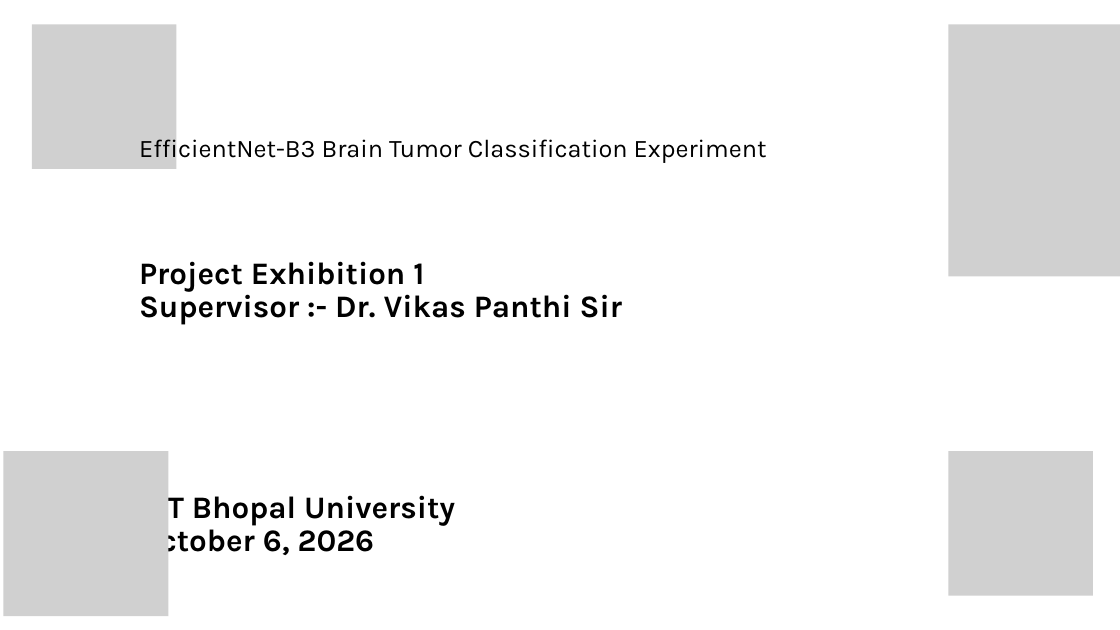
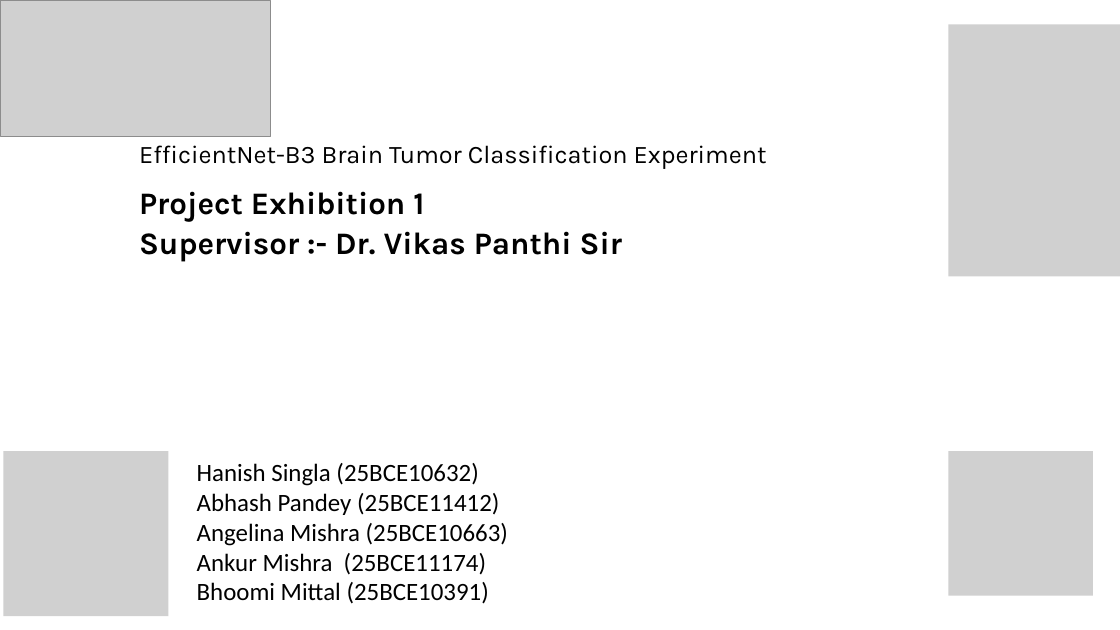
Before and after one commit to Belugabilli/BrainTumor-PE-1, a slide deck: slide 1 of Report/EfficientNet-B3 Project.pptx. Drawn at 1120x630 pixels with LibreOffice and Linux fonts; fonts in the diff are those of the drawing; grey boxes stand for pictures; background and template pictures are left out. Boxes give left, top, right and bottom in pixels: in the first picture for what was removed or moved away, otherwise in the second. Text is boxed around its words. In the diff, an @@ line names an element or a change of style, - is before the commit and + after.

```diff
--- a/Report/EfficientNet-B3 Project.pptx
+++ b/Report/EfficientNet-B3 Project.pptx
@@ picture added at (0, 0, 270, 136) @@
@@ picture removed at (32, 24, 176, 169) @@
@@ text "EfficientNet-B3 Brain Tumor Classification Experiment" at (139, 145, 767, 169): line spacing 34.8pt to 1.07 @@
@@ text "Project Exhibition 1": place and size @@
-text "Project Exhibition 1" at (139, 261, 622, 559)
+text "Project Exhibition 1" at (139, 191, 622, 262)
@@ text "Project Exhibition 1" at (139, 191, 622, 262): line spacing 43pt to 1.07 @@
@@ text added at (197, 463, 508, 604), 32 pt, text #000000 @@
+Hanish Singla (25BCE10632)
+Abhash Pandey (25BCE11412)
+Angelina Mishra (25BCE10663)
+Ankur Mishra (25BCE11174)
+Bhoomi Mittal (25BCE10391)
@@ text at (139, 490, 455, 559): paragraphs removed @@
-VIT Bhopal University
-October 6, 2026
```
Also in this commit, not shown: 26 other slides changed, 2 slides added, 3 slides removed.
